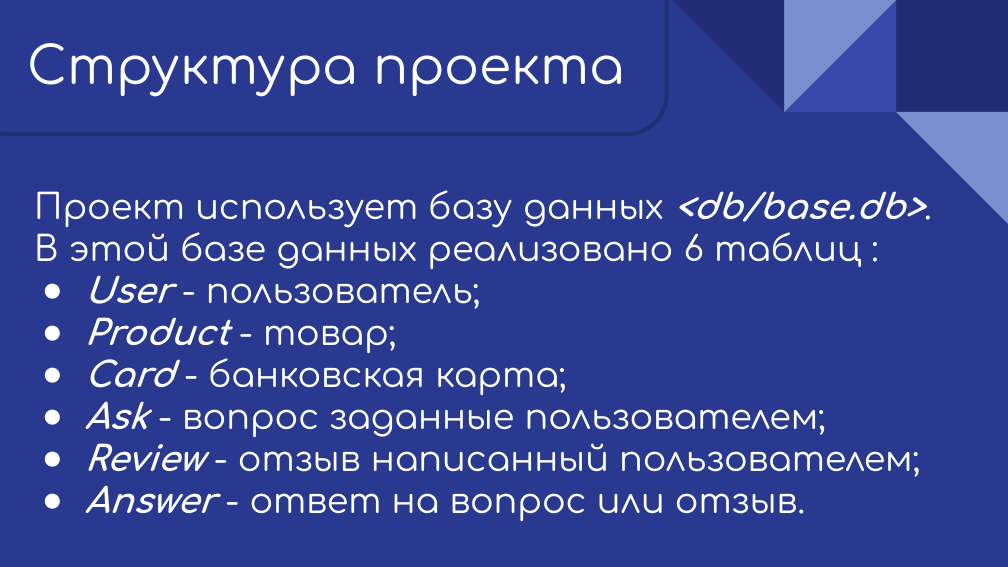
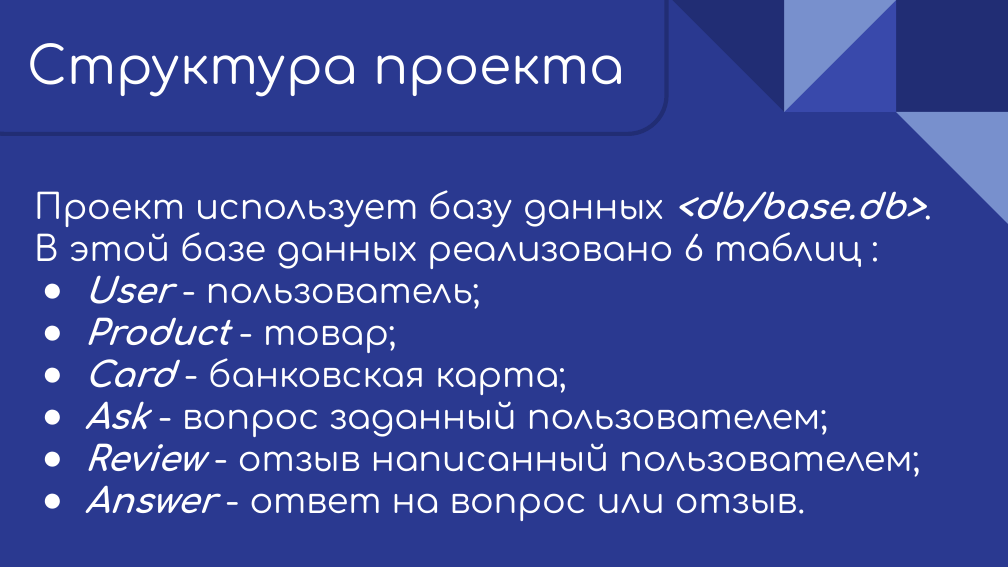
Before and after one commit to MMeadow9/Shop, a slide deck: slide 5 of documentation/Онлайн Магазин.pptx. Drawn at 1008x567 pixels with LibreOffice and Linux fonts; fonts in the diff are those of the drawing. Boxes give left, top, right and bottom in pixels: in the first picture for what was removed or moved away, otherwise in the second. Text is boxed around its words. In the diff, an @@ line names an element or a change of style, - is before the commit and + after.

```diff
--- a/documentation/Онлайн Магазин.pptx
+++ b/documentation/Онлайн Магазин.pptx
@@ text at [85, 387, 827, 437]: text changed @@
-● Ask - вопрос заданные пользователем;
+● Ask - вопрос заданный пользователем;
```
Also in this commit, not shown: 8 other slides changed, 3 slides added, 1 slide removed, 1 other file.
